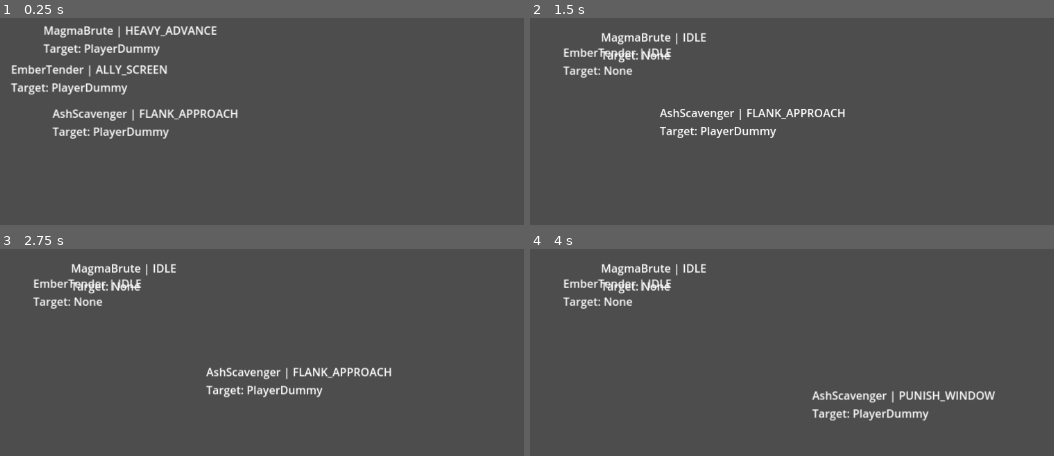
Above: before the commit, frames 1-4 (two rows, left to right).
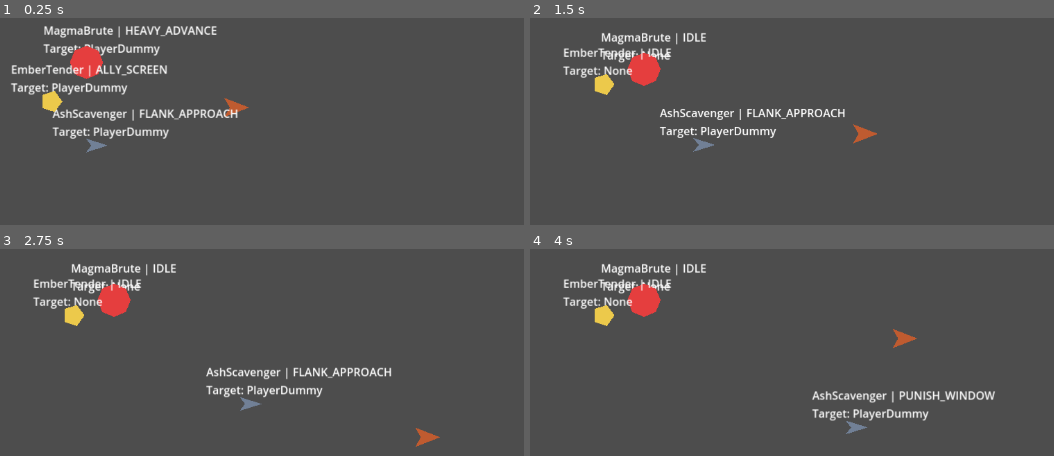
Above: after the commit, the same moments.

Repository: CS-Builder1/Archaic-Quest
Game: Godot game, scene res://scenes/test/AIFormationEncounter.tscn
Two runs of this game, one before a commit and one after it. Both use one fixed random seed, a clock stepped at 60 frames per second and the inputs below. This scene is started directly instead of the project's main scene.
Inputs (mouse positions are in pixels of both pictures, inside the frame that each line leads up to):
- Up to frame 1 (0.25 s): no input
- Up to frame 2 (1.5 s): move the mouse to (outside the picture) at 0.52 s; hold D (move_right) 0.53-1.28 s; tap Space (dodge) at 0.6 s; move the mouse to (755, 191) at 1.27 s; hold S (move_down) from 1.28 s (still down); tap F (interact) at 1.35 s
- Up to frame 3 (2.75 s): move the mouse to (466, 300) at 2.02 s; release S (move_down) at 2.03 s; hold D (move_right) from 2.03 s (still down); click (466, 300) at 2.1 s
- Up to frame 4 (4 s): move the mouse to (outside the picture) at 2.77 s; release D (move_right) at 2.78 s; hold W (move_up) 2.78-3.53 s; right-click (outside the picture) at 2.85 s; move the mouse to (outside the picture) at 3.52 s; hold A (move_left) from 3.53 s (still down); tap Space (dodge) at 3.6 s

The runs differ from the first frame. In frame 1, 1.3% of the frame differs, in the area x 8-48%, y 13-66%; in frame 2, 1.3%, in the area x 12-67%, y 16-65%; in frame 3, 1.3%; in frame 4, 1.3%.

Commit message:
feat: implement AIController and ThreatTargetDummy systems with associated UID registrations

Diff:
--- a/scripts/ai/AIController.gd
+++ b/scripts/ai/AIController.gd
@@ -25,6 +25,57 @@
 	if behavior == null:
 		return
 	role_behavior = behavior
+	_setup_visuals_and_physics()
+
+func _setup_visuals_and_physics() -> void:
+	# Clean up any existing visuals/collision first to prevent duplicates
+	var old_visual = get_node_or_null("BodyVisual")
+	if old_visual:
+		old_visual.queue_free()
+	var old_col = get_node_or_null("BodyCollision")
+	if old_col:
+		old_col.queue_free()
+
+	var poly := Polygon2D.new()
+	poly.name = "BodyVisual"
+
+	var col := CollisionShape2D.new()
+	col.name = "BodyCollision"
+	var col_shape := CircleShape2D.new()
+
+	var role_name := role_behavior.get_role_name()
+	if role_name == "Bruiser":
+		poly.polygon = _get_reg_poly(8, 24.0) # large octagon
+		poly.color = Color("e53e3e")          # premium lava crimson
+		col_shape.radius = 20.0
+	elif role_name == "Skirmisher":
+		poly.polygon = PackedVector2Array([
+			Vector2(20, 0),   # Dart tip
+			Vector2(-12, -10),
+			Vector2(-4, 0),
+			Vector2(-12, 10)
+		])                                    # sleek gray dart/diamond
+		poly.color = Color("718096")          # premium sleek ash-gray
+		col_shape.radius = 12.0
+	elif role_name == "Support":
+		poly.polygon = _get_reg_poly(5, 16.0) # golden pentagon
+		poly.color = Color("ecc94b")          # premium amber gold
+		col_shape.radius = 14.0
+	else:
+		poly.polygon = _get_reg_poly(6, 16.0) # fallback hexagon
+		poly.color = Color("319795")          # premium sage green
+		col_shape.radius = 14.0
+
+	col.shape = col_shape
+	add_child(poly)
+	add_child(col)
+
+func _get_reg_poly(sides: int, radius: float) -> PackedVector2Array:
+	var pts := PackedVector2Array()
+	for i in range(sides):
+		var angle := i * TAU / sides
+		pts.append(Vector2(cos(angle), sin(angle)) * radius)
+	return pts
 
 func _refresh_candidates() -> void:
 	known_targets.clear()
--- a/scripts/player/ThreatTargetDummy.gd
+++ b/scripts/player/ThreatTargetDummy.gd
@@ -8,6 +8,25 @@
 
 func _ready() -> void:
 	add_to_group("player")
+
+	# Programmatic visual representation for the player dummy (rust-orange triangle)
+	var poly := Polygon2D.new()
+	poly.name = "BodyVisual"
+	poly.polygon = PackedVector2Array([
+		Vector2(20, 0),    # Tip pointing right (facing)
+		Vector2(-16, -14), # Bottom left
+		Vector2(-8, 0),    # Rear indent
+		Vector2(-16, 14)   # Top left
+	])
+	poly.color = Color("bf5b30") # premium rust orange
+	add_child(poly)
+
+	# Programmatic collision shape for physical movement
+	var col := CollisionShape2D.new()
+	var col_shape := CircleShape2D.new()
+	col_shape.radius = 16.0
+	col.shape = col_shape
+	add_child(col)
 
 func _physics_process(_delta: float) -> void:
 	velocity = Input.get_vector("move_left", "move_right", "move_up", "move_down") * move_speed
Not shown, added: scripts/ai/AIController.gd.uid
Not shown, added: scripts/ai/FormationEncounter.gd.uid
Not shown, added: scripts/ai/RoleBehavior.gd.uid
Not shown, added: scripts/ai/ThreatModel.gd.uid
Not shown, added: scripts/enemies/AshScavengerBehavior.gd.uid
Not shown, added: scripts/enemies/EmberTenderBehavior.gd.uid
Not shown, added: scripts/enemies/MagmaBruteBehavior.gd.uid
Not shown, added: scripts/player/ThreatTargetDummy.gd.uid
